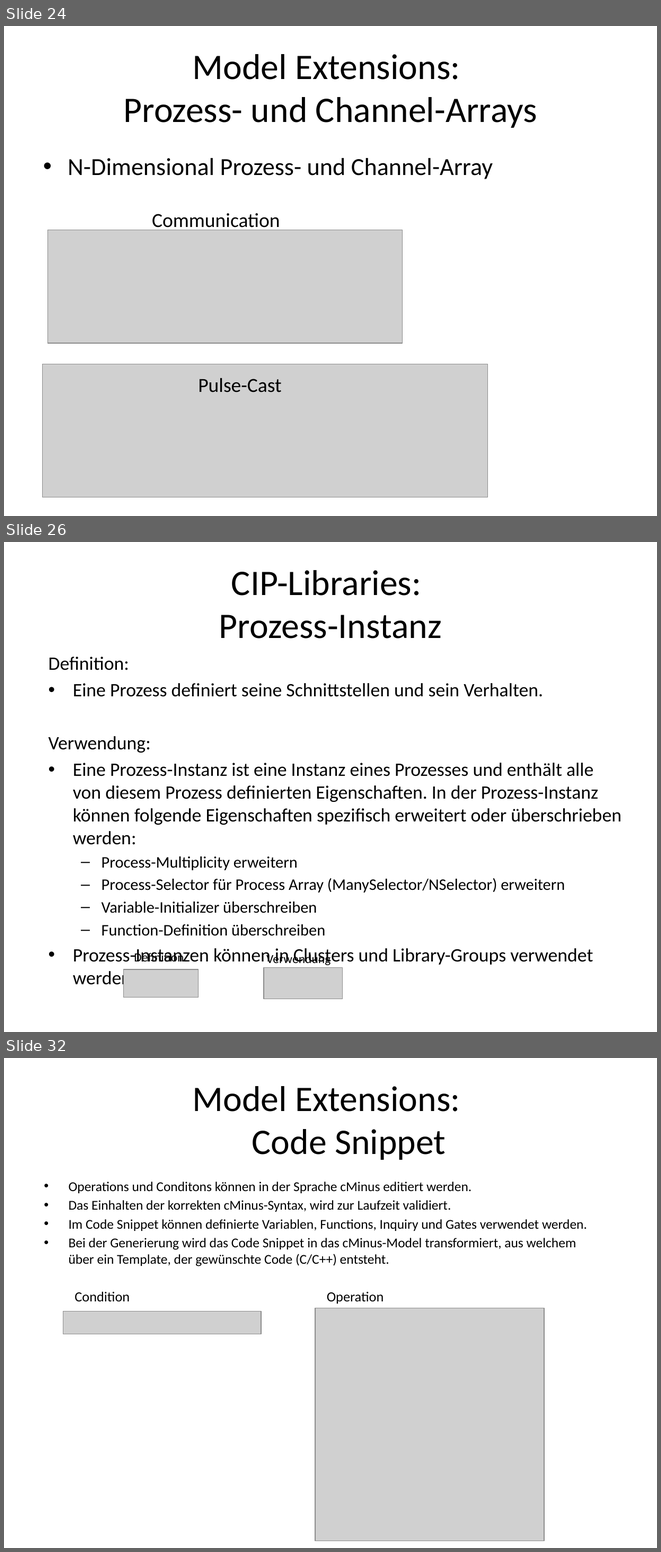
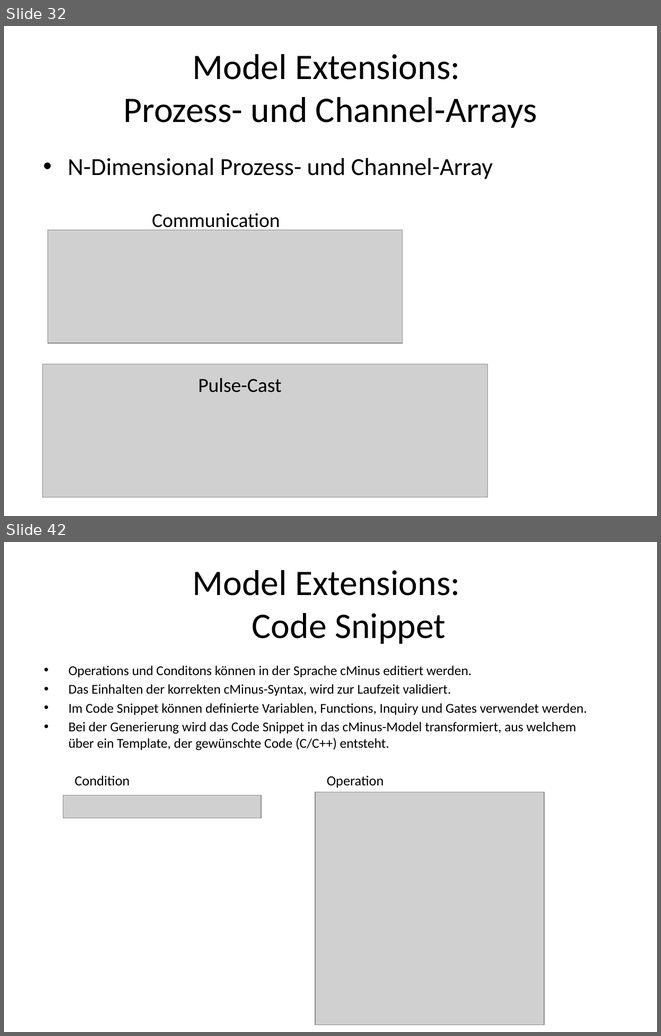
Before and after one commit to actifsource/ch.actifsource.example.cip, a slide deck: ch.actifsource.example.cip.course/docs/Actifsource CIP.pptx. Shown one above the other, each under a label of ours: slides 24, 26 and 32 before the commit, slides 32 and 42 after it; the slides between them are not shown. The pictures are 661x1552 and 661x1036 pixels, drawn with LibreOffice and Linux fonts; fonts in the diff are those of the drawing; grey boxes stand for pictures. Boxes give left, top, right and bottom in pixels: in the first picture for what was removed or moved away, otherwise in the second. Text is boxed around its words. In the diff, an @@ line names an element or a change of style, - is before the commit and + after.

```diff
--- a/ch.actifsource.example.cip.course/docs/Actifsource CIP.pptx
+++ b/ch.actifsource.example.cip.course/docs/Actifsource CIP.pptx
@@ slide 26 removed at [4,542,657,1032], background #FFFFFF @@
@@ title removed at [219,570,442,638] @@
-CIP-Libraries:
-Prozess-Instanz
@@ text removed at [49,656,621,989] @@
-Definition:
-• Eine Prozess definiert seine Schnittstellen und sein Verhalten.
-Verwendung:
-• Eine Prozess-Instanz ist eine Instanz eines Prozesses und enthält alle von diesem Prozess definierten Eigenschaften. In der Prozess-Instanz können folgende Eigenschaften spezifisch erweitert oder überschrieben werden:
-  – Process-Multiplicity erweitern
-  – Process-Selector für Process Array (ManySelector/NSelector) erweitern
-  – Variable-Initializer überschreiben
-  – Function-Definition überschreiben
-• Prozess-Instanzen können in Clusters und Library-Groups verwendet werden.
@@ text removed at [134,951,184,962] @@
-Definition
@@ text removed at [266,953,330,965] @@
-Verwendung
@@ picture removed at [123,969,199,997] @@
@@ picture removed at [264,968,343,999] @@
@@ what was slide 24 is now slide 32 @@
@@ what was slide 32 is now slide 42 @@
```
Also in this commit, not shown: 10 slides changed, 29 slides added, 3 other slides removed, 1 other file.
